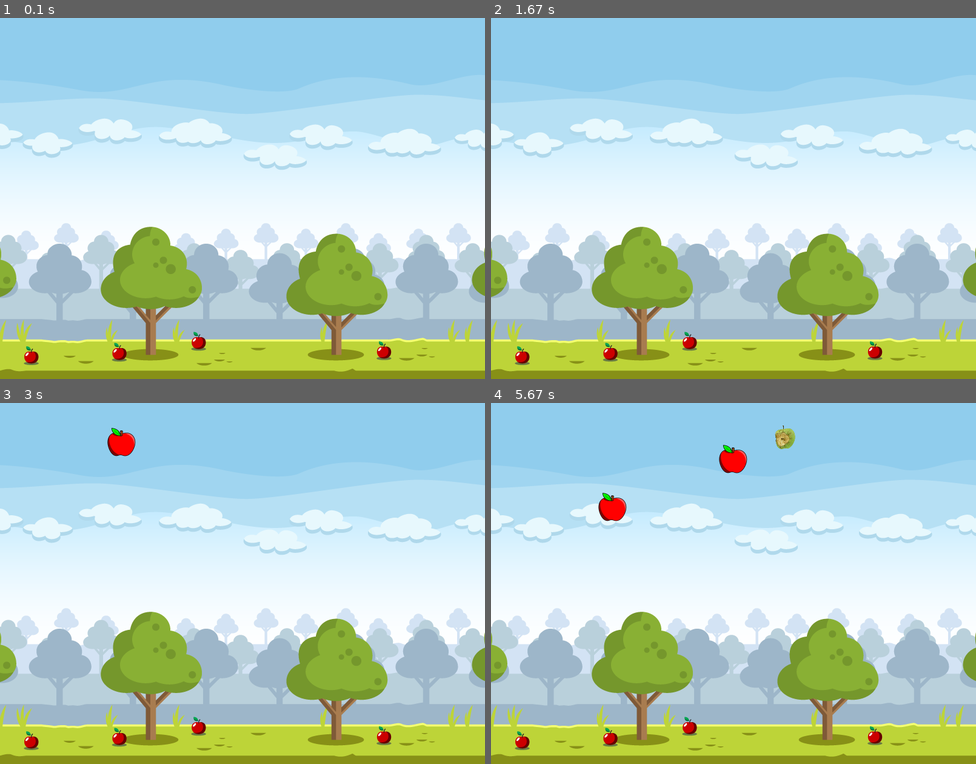
Above: before the commit, frames 1-4 (two rows, left to right).
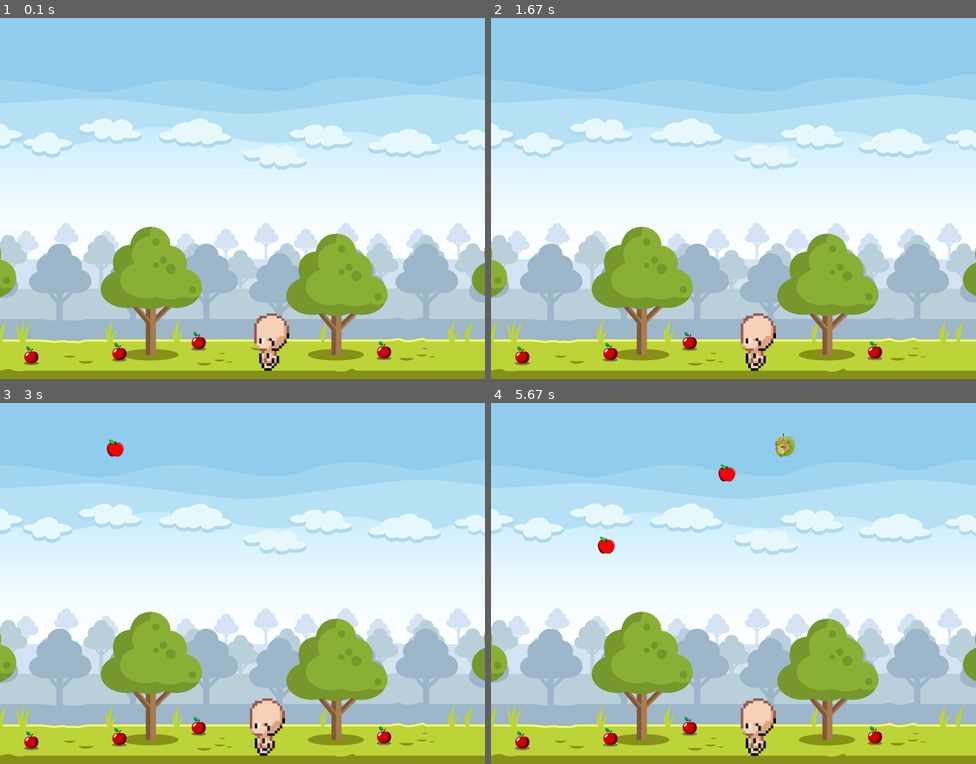
Above: after the commit, the same moments.

Repository: marcho4/Yandex-Lyceum-PyGame-Project
Game: pygame game, started from main.py
Two runs of this game, one before a commit and one after it. Both use one fixed random seed, a clock stepped at 60 frames per second and the inputs below.
Inputs:
- Up to frame 1 (0.1 s): no input
- Up to frame 2 (1.67 s): no input
- Up to frame 3 (3 s): no input
- Up to frame 4 (5.67 s): no input

The runs differ from the first frame. In frame 1, 0.8% of the frame differs, in the area x 52-60%, y 81-98%; in frame 2, 0.8%; in frame 3, 1.1%; in frame 4, 2.0%, in the area x 22-63%, y 6-98%.

Commit message:
Добавлен персонаж, нужно до конца доделать счётчик, привести в работу начальный и конечный экран, поправить скорость анимации персонажа и исправить мелкие косяки

Diff:
--- a/begin.py
+++ b/begin.py
@@ -11,15 +11,16 @@
     def __init__(self, group, size):
         super().__init__(group)
         self.width, self.height = size
-        Poster.image = load_image('startgame.png')
+        Poster.image = load_image('game_start.png')
         self.image = Poster.image
         self.rect = self.image.get_rect()
-        self.rect.x = -20
-        self.rect.y = 0
+        self.rect.x = 140
+        self.rect.y = 219
 
 
 size = 600, 600
 screen = pygame.display.set_mode(size)
+screen.fill('white')
 pygame.display.set_caption('Start game')
 sprites = pygame.sprite.Group()
 poster = Poster(sprites, size)
--- a/main.py
+++ b/main.py
@@ -15,6 +15,8 @@
 sprites = pygame.sprite.Group()
 clock = pygame.time.Clock()
 pygame.display.set_caption('Собери яблоки!')
+missed_apples = 0
+collected_apples = 0
 
 
 # Задний фон
@@ -41,16 +43,24 @@
         self.rect.y = pos[1]
 
     def update(self):
+        global missed_apples, collected_apples
         if True:
             self.rect = self.rect.move(0, 1)
+            if self.rect.y > 600:
+                self.kill()
+                missed_apples += 1
+            if pygame.sprite.collide_mask(self, bro):
+                collected_apples += 1
+                self.kill()
 
 
+# Плохое яблоко
 class BadApple(pygame.sprite.Sprite):
     image = load_image('bad apple.png')
 
     def __init__(self, pos):
         super().__init__(sprites)
-        self.image= BadApple.image
+        self.image = BadApple.image
         self.rect = self.image.get_rect()
         self.mask = pygame.mask.from_surface(self.image)
         self.rect.x = pos[0]
@@ -59,9 +69,48 @@
     def update(self):
         if True:
             self.rect = self.rect.move(0, 1)
+        if self.rect.y > 600:
+            self.kill()
+
+
+class AnimatedSprite(pygame.sprite.Sprite):
+    def __init__(self, sheet, columns, rows, desired_row, x, y):
+        super().__init__(sprites)
+        self.frames = []
+        self.t = False
+        self.desired_row = columns * (rows - desired_row + 1) * (-1)
+        if rows - desired_row != 0:
+            self.last_i = (rows - desired_row) * columns * -1
+        elif rows - desired_row == 0:
+            self.last_i = -1
+            self.t = True
+        self.cut_sheet(sheet, columns, rows)
+        self.cur_frame = 0
+        self.image = self.frames[self.cur_frame]
+        self.rect = self.rect.move(x, y)
+
+    def cut_sheet(self, sheet, columns, rows):
+        self.rect = pygame.Rect(0, 0, sheet.get_width() // columns,
+                                sheet.get_height() // rows)
+        for j in range(rows):
+            for i in range(columns):
+                frame_location = (self.rect.w * i, self.rect.h * j)
+                self.frames.append(sheet.subsurface(pygame.Rect(
+                    frame_location, self.rect.size)))
+
+        if self.t:
+            self.frames = self.frames[self.desired_row:]
+        else:
+            self.frames = self.frames[self.desired_row:self.last_i]
+
+    def update(self):
+        self.cur_frame = (self.cur_frame + 1) % len(self.frames)
+        self.image = self.frames[self.cur_frame]
+
 
 running = True
 background = Background()
+bro = AnimatedSprite(load_image('bro.png'), 4, 4, 3, 400, 490)
 start1 = time.time()
 start2 = time.time()
 apple_interval = 2  # интервал, с которым появляются обычные яблоки
@@ -83,6 +132,6 @@
             pass
     sprites.draw(screen)
     pygame.display.flip()
-    clock.tick(40)
+    clock.tick(60)
 
 pygame.quit()
Binary file changed: data/apple.png
Binary file added: data/bro.png
Binary file added: data/game_start.png
